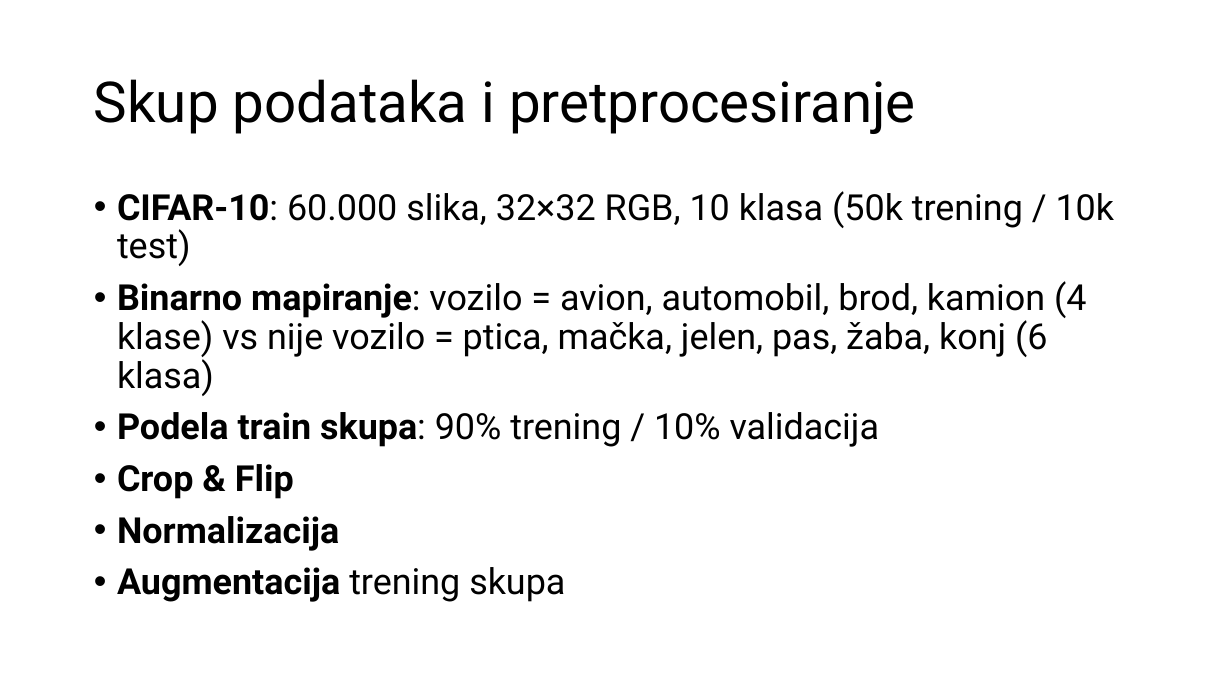
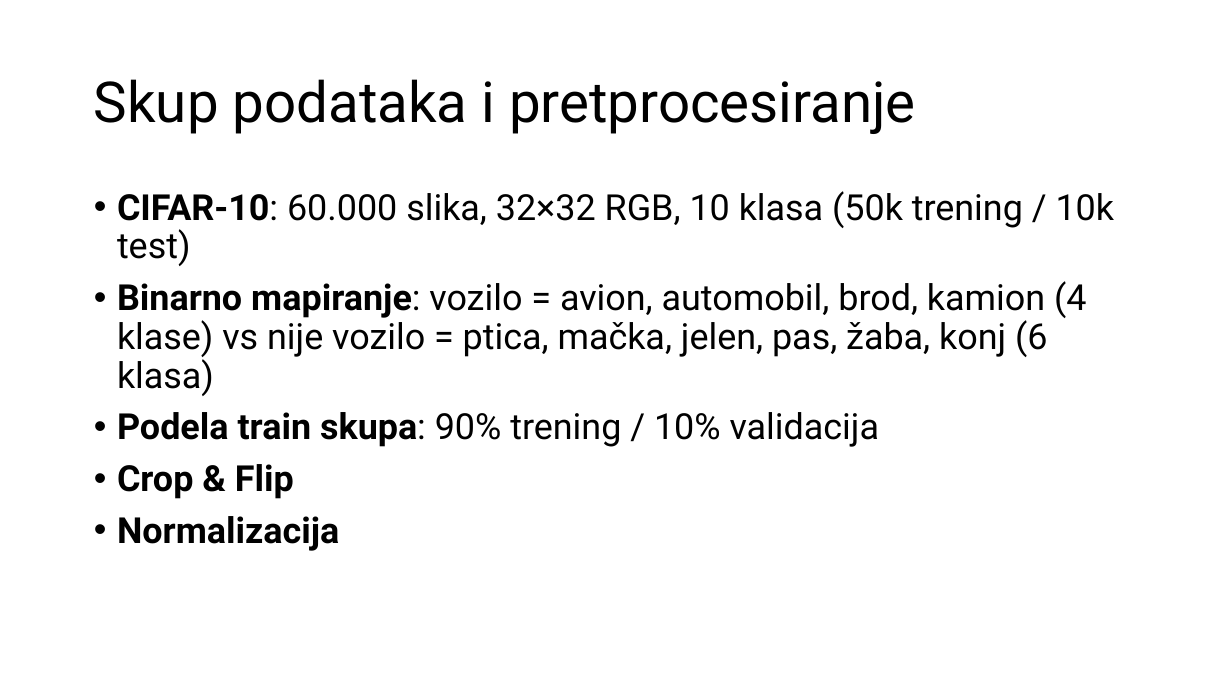
Before and after one commit to AleksaVukadinovic/Vehicle-Detection, a slide deck: slide 3 of docs/Vehicle Detection.pptx. Drawn at 1232x693 pixels with LibreOffice and Linux fonts; fonts in the diff are those of the drawing. Boxes give left, top, right and bottom in pixels: in the first picture for what was removed or moved away, otherwise in the second. Text is boxed around its words. In the diff, an @@ line names an element or a change of style, - is before the commit and + after.

Commit message:
update presentation

```diff
--- a/docs/Vehicle Detection.pptx
+++ b/docs/Vehicle Detection.pptx
@@ text at (117, 567, 565, 602): paragraph removed @@
-• Augmentacija trening skupa
```
